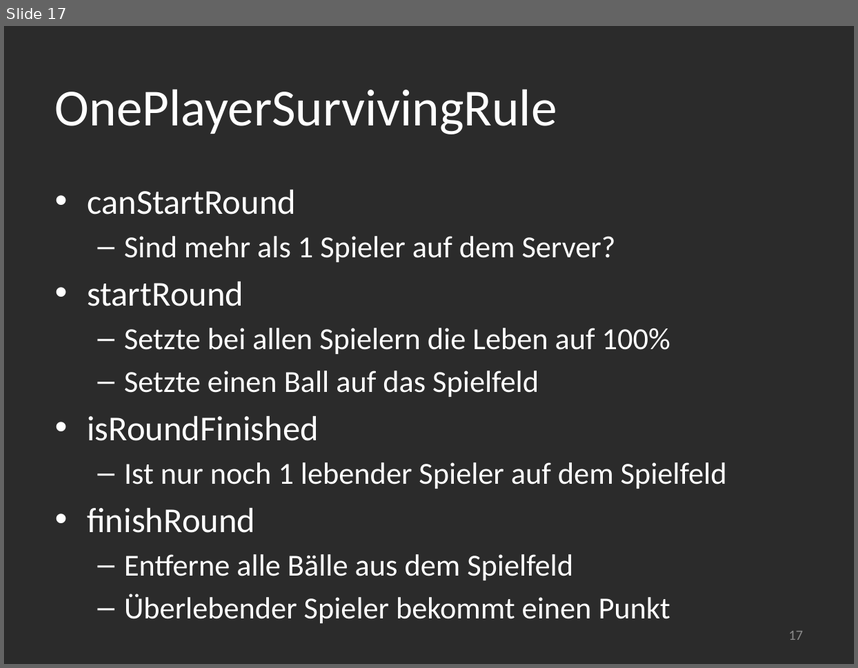
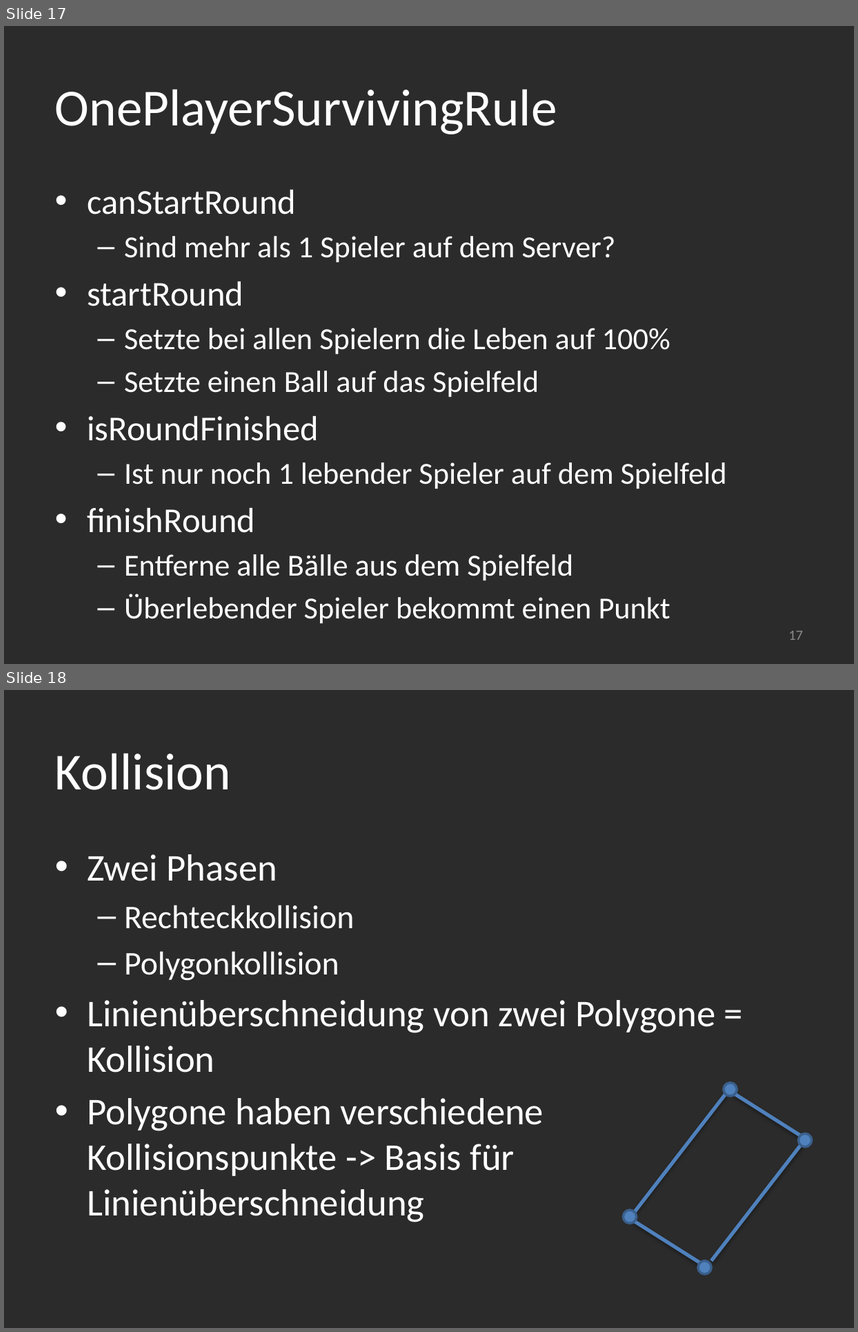
Before and after one commit to manuelTscholl/kubatsch, a slide deck: KuBatsch/docs/presentation/final.pptx. Shown one above the other, each under a label of ours: slide 17 before the commit, slides 17 and 18 after it. The pictures are 858x668 and 858x1332 pixels, drawn with LibreOffice and Linux fonts; fonts in the diff are those of the drawing; background and template pictures are left out; a plain dark background stands for a picture behind light text. Boxes give left, top, right and bottom in pixels: in the first picture for what was removed or moved away, otherwise in the second. Text is boxed around its words. In the diff, an @@ line names an element or a change of style, - is before the commit and + after.

Commit message:
Kollisionerklärung added

```diff
--- a/KuBatsch/docs/presentation/final.pptx
+++ b/KuBatsch/docs/presentation/final.pptx
@@ slide 18 added at [4,690,854,1328], background picture (left out) @@
@@ title added at [55,753,231,790], 44 pt, text #FFFFFF @@
+Kollision
@@ text added at [87,854,715,1222], 32 pt, text #FFFFFF @@
+• Zwei Phasen
+  – Rechteckkollision
+  – Polygonkollision
+• Linienüberschneidung von zwei Polygone = Kollision
+• Polygone haben verschiedene Kollisionspunkte -> Basis für Linienüberschneidung
@@ ellipse added at [723,1083,737,1096], fill #4F81BD, outline #3A5F8C 2 pt @@
@@ line added from (635, 1212) to (726, 1094), #4F81BD 3 pt @@
@@ line added from (735, 1094) to (800, 1136), #4F81BD 3 pt @@
@@ line added from (711, 1261) to (802, 1142), #4F81BD 3 pt @@
@@ ellipse added at [799,1133,813,1147], fill #4F81BD, outline #3A5F8C 2 pt @@
@@ ellipse added at [623,1210,637,1223], fill #4F81BD, outline #3A5F8C 2 pt @@
@@ line added from (635, 1221) to (700, 1262), #4F81BD 3 pt @@
@@ ellipse added at [697,1261,711,1274], fill #4F81BD, outline #3A5F8C 2 pt @@
```
Also in this commit, not shown: 1 slide changed, 5 other slides added, 1 slide removed.
